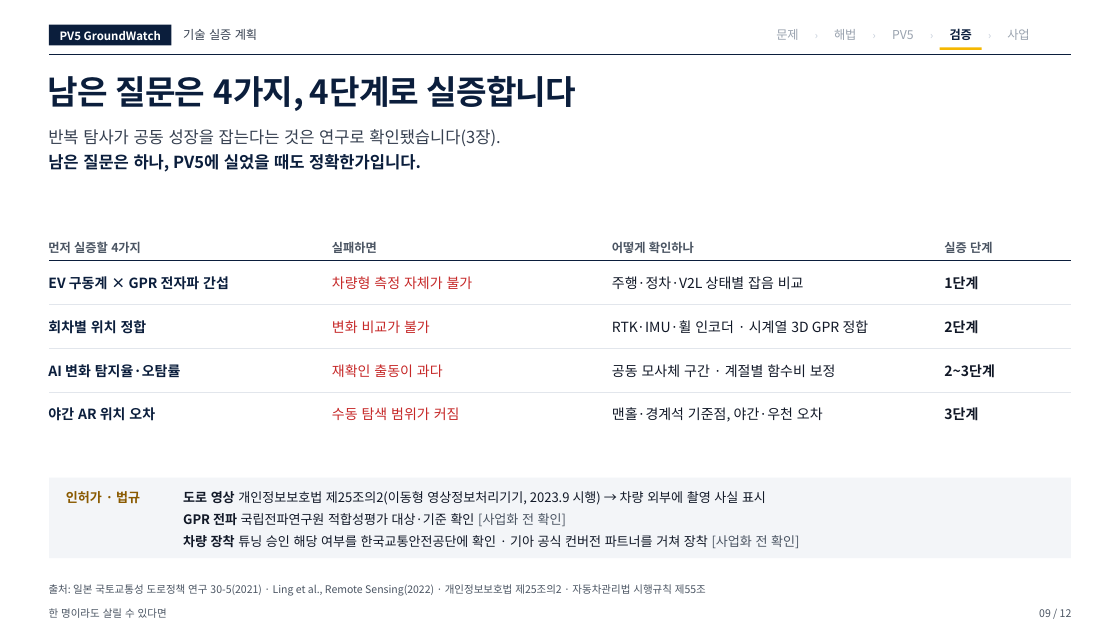
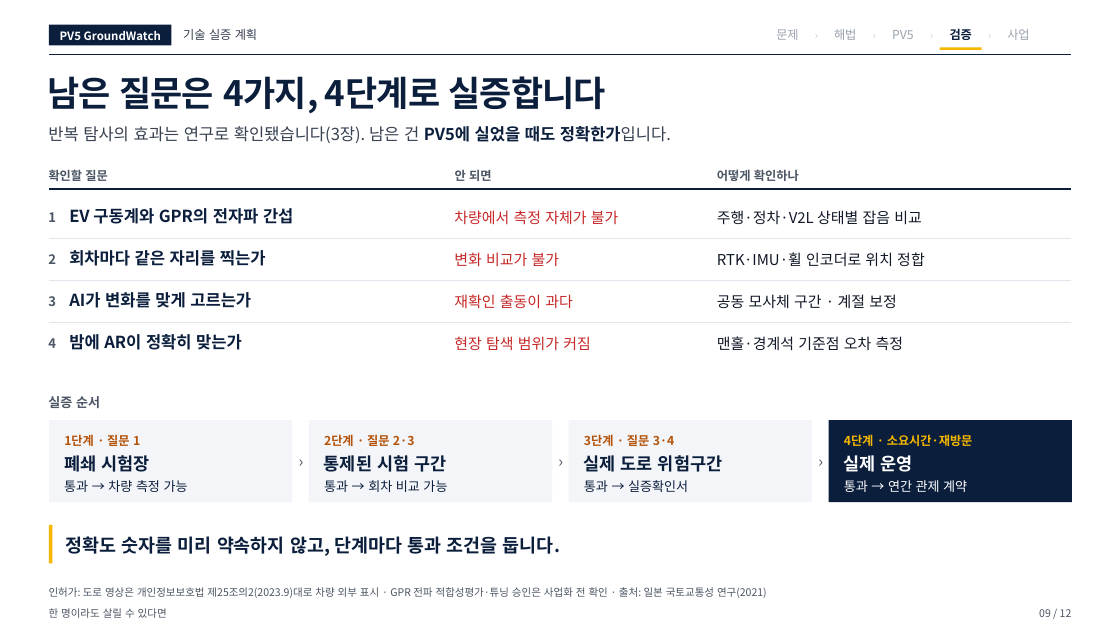
Before and after one commit to woojin-choe/pv5-hose-lab, a slide deck: slide 9 of ppt_all/PV5_GroundWatch_10_22.pptx. Drawn at 1120x630 pixels with LibreOffice and Linux fonts; fonts in the diff are those of the drawing. Boxes give left, top, right and bottom in pixels: in the first picture for what was removed or moved away, otherwise in the second. Text is boxed around its words. In the diff, an @@ line names an element or a change of style, - is before the commit and + after.

```diff
--- a/ppt_all/PV5_GroundWatch_10_22.pptx
+++ b/ppt_all/PV5_GroundWatch_10_22.pptx
@@ text "남은 질문은 4가지, 4단계로 실증합니다" at (x1=48, y1=76, x2=606, y2=114): size 28.5 to 30 pt @@
@@ text at (x1=48, y1=126, x2=671, y2=143): text changed @@
-반복 탐사가 공동 성장을 잡는다는 것은 연구로 확인됐습니다(3장).
+반복 탐사의 효과는 연구로 확인됐습니다(3장). 남은 건 PV5에 실었을 때도 정확한가입니다.
@@ text removed at (x1=48, y1=154, x2=421, y2=172) @@
-남은 질문은 하나, PV5에 실었을 때도 정확한가입니다.
@@ text "어떻게 확인하나" moved from (x1=612, y1=241, x2=694, y2=253) to (x1=717, y1=169, x2=799, y2=181) @@
@@ freeform shape moved from (x1=49, y1=260, x2=1071, y2=261) to (x1=49, y1=189, x2=1071, y2=190) @@
@@ text at (x1=69, y1=208, x2=293, y2=224): text changed; size 12 to 14.2 pt @@
-EV 구동계 × GPR 전자파 간섭
+EV 구동계와 GPR의 전자파 간섭
@@ text "주행·정차·V2L 상태별 잡음 비교" moved from (x1=612, y1=276, x2=804, y2=289) to (x1=717, y1=210, x2=922, y2=225) @@
@@ freeform shape moved from (x1=49, y1=392, x2=1071, y2=393) to (x1=49, y1=238, x2=1071, y2=239) @@
@@ text at (x1=454, y1=210, x2=619, y2=224): text changed; size 12 to 12.8 pt @@
-차량형 측정 자체가 불가
+차량에서 측정 자체가 불가
@@ text at (x1=48, y1=254, x2=56, y2=264): text changed; size 12 to 11.2 pt; text colour #111827 to #4B5563 @@
-2~3단계
+2
@@ text "변화 비교가 불가" moved from (x1=332, y1=320, x2=430, y2=333) to (x1=454, y1=252, x2=560, y2=266) @@
@@ text at (x1=717, y1=252, x2=925, y2=267): text changed; size 12 to 12.8 pt @@
-RTK·IMU·휠 인코더 · 시계열 3D GPR 정합
+RTK·IMU·휠 인코더로 위치 정합
@@ freeform shape moved from (x1=49, y1=349, x2=1071, y2=350) to (x1=49, y1=280, x2=1071, y2=281) @@
@@ size 12 to 12.8 pt in 3 elements at (x1=717, y1=210, x2=922, y2=225), (x1=454, y1=252, x2=560, y2=266), (x1=454, y1=294, x2=573, y2=308) @@
@@ text "재확인 출동이 과다" moved from (x1=332, y1=364, x2=443, y2=377) to (x1=454, y1=294, x2=573, y2=308) @@
@@ text at (x1=717, y1=294, x2=897, y2=308): text changed; size 12 to 12.8 pt @@
-공동 모사체 구간 · 계절별 함수비 보정
+공동 모사체 구간 · 계절 보정
@@ freeform shape moved from (x1=49, y1=304, x2=1071, y2=305) to (x1=49, y1=322, x2=1071, y2=323) @@
@@ group added at (x1=48, y1=169, x2=491, y2=350): 8 texts @@
+확인할 질문
+안 되면
+1
+회차마다 같은 자리를 찍는가
+3
+AI가 변화를 맞게 고르는가
+4
+밤에 AR이 정확히 맞는가
@@ text at (x1=454, y1=336, x2=591, y2=350): text changed; size 12 to 12.8 pt @@
-수동 탐색 범위가 커짐
+현장 탐색 범위가 커짐
@@ text at (x1=717, y1=336, x2=904, y2=351): text changed; size 12 to 12.8 pt @@
-맨홀·경계석 기준점, 야간·우천 오차
+맨홀·경계석 기준점 오차 측정
@@ group removed at (x1=48, y1=241, x2=992, y2=421): 9 texts @@
-먼저 실증할 4가지
-실패하면
-실증 단계
-1단계
-회차별 위치 정합
-2단계
-AI 변화 탐지율·오탐률
-야간 AR 위치 오차
-3단계
@@ text at (x1=64, y1=480, x2=188, y2=492): text changed; text colour #8A5A00 to #0B1E3C; bold off @@
-인허가 · 법규
+통과 → 차량 측정 가능
@@ group added at (x1=48, y1=396, x2=1072, y2=502): 15 texts, 4 rectangles @@
+실증 순서
+1단계 · 질문 1
+폐쇄 시험장
+›
+2단계 · 질문 2·3
+통제된 시험 구간
+통과 → 회차 비교 가능
+›
+3단계 · 질문 3·4
+실제 도로 위험구간
+통과 → 실증확인서
+›
+4단계 · 소요시간·재방문
+실제 운영
+통과 → 연간 관제 계약
@@ rectangle added at (x1=49, y1=525, x2=52, y2=564), fill #F5B700 @@
@@ text added at (x1=66, y1=536, x2=560, y2=556), 15.8 pt, text #0B1E3C, bold @@
+정확도 숫자를 미리 약속하지 않고, 단계마다 통과 조건을 둡니다.
@@ group removed at (x1=49, y1=478, x2=1071, y2=559): 3 texts, 1 rectangle @@
-도로 영상 개인정보보호법 제25조의2(이동형 영상정보처리기기, 2023.9 시행) → 차량 외부에 촬영 사실 표시
-GPR 전파 국립전파연구원 적합성평가 대상·기준 확인 [사업화 전 확인]
-차량 장착 튜닝 승인 해당 여부를 한국교통안전공단에 확인 · 기아 공식 컨버전 파트너를 거쳐 장착 [사업화 전 확인]
@@ text removed at (x1=49, y1=584, x2=706, y2=596) @@
-출처: 일본 국토교통성 도로정책 연구 30-5(2021) · Ling et al., Remote Sensing(2022) · 개인정보보호법 제25조의2 · 자동차관리법 시행규칙 제55조
@@ text added at (x1=49, y1=587, x2=767, y2=598), 9 pt, text #4B5563 @@
+인허가: 도로 영상은 개인정보보호법 제25조의2(2023.9)대로 차량 외부 표시 · GPR 전파 적합성평가·튜닝 승인은 사업화 전 확인 · 출처: 일본 국토교통성 연구(2021)
```
Also in this commit, not shown: 4 other slides changed, 12 other files.
